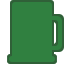
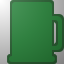
Layers edited between the first and the second 64 × 64 image:
added layer "Enlightenment" (soft light, 50%) above "Mug" over bbox(0, 0, 64, 64)
